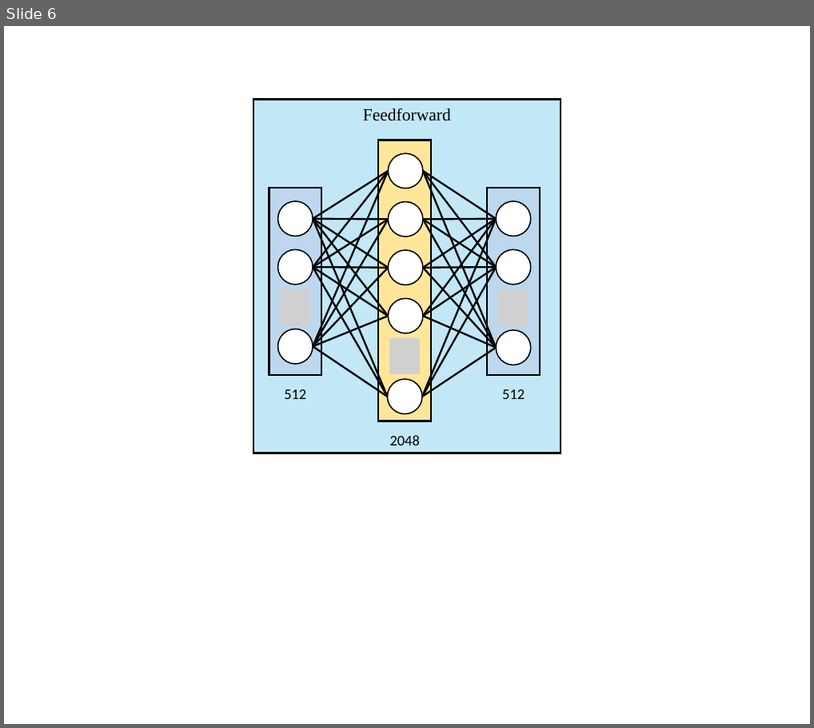
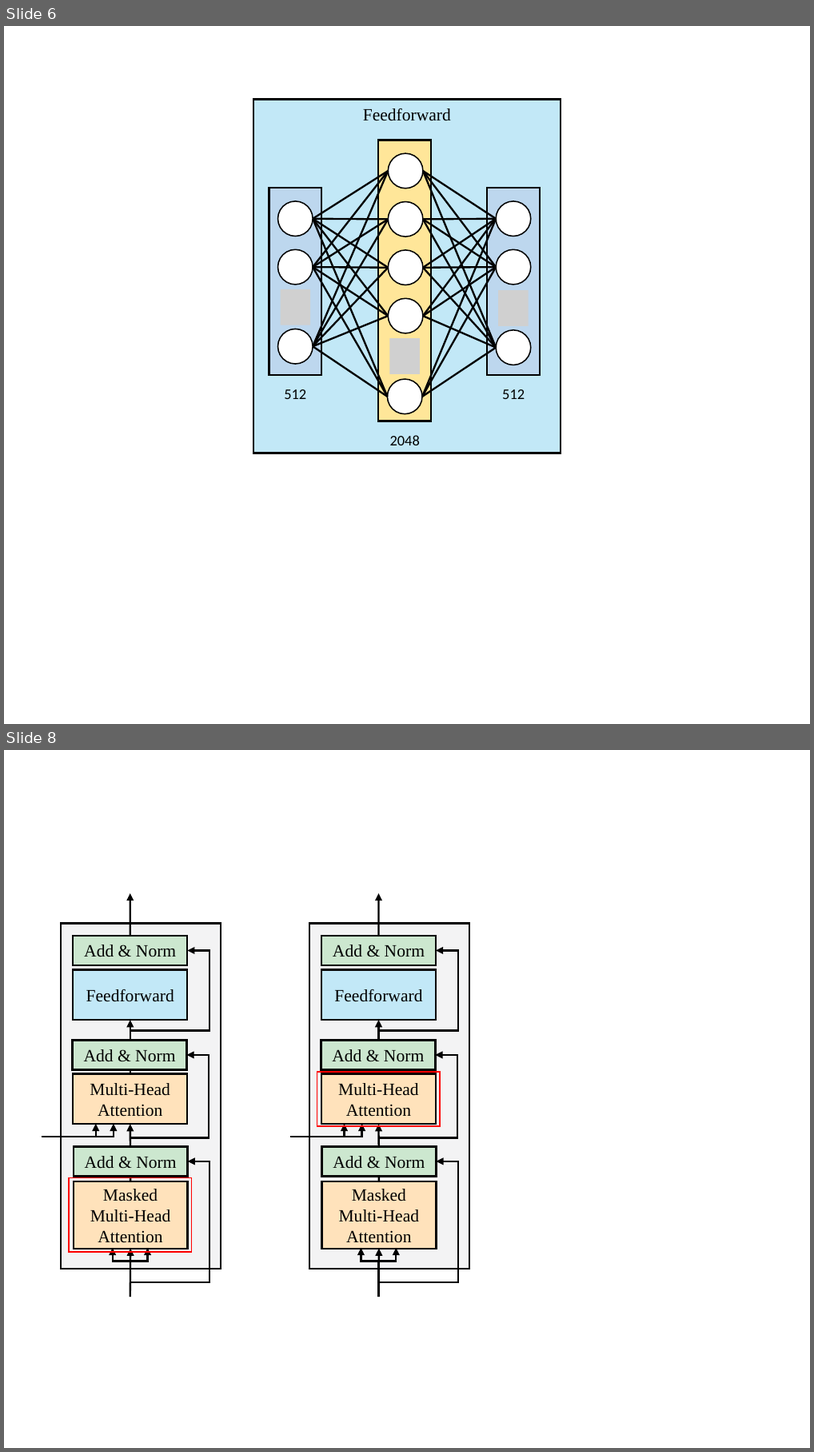
Before and after one commit to ZBLRobot/d2glm, a slide deck: chapter_02_getting_started_with_architecture_of_the_transformer_model/screenshots/Transformer.pptx. Shown one above the other, each under a label of ours: slide 6 before the commit, slides 6 and 8 after it; the slides between them are not shown. The pictures are 814x728 and 814x1452 pixels, drawn with LibreOffice and Linux fonts; fonts in the diff are those of the drawing; grey boxes stand for pictures. Boxes give left, top, right and bottom in pixels: in the first picture for what was removed or moved away, otherwise in the second. Text is boxed around its words. In the diff, an @@ line names an element or a change of style, - is before the commit and + after.

```diff
--- a/chapter_02_getting_started_with_architecture_of_the_transformer_model/screenshots/Transformer.pptx
+++ b/chapter_02_getting_started_with_architecture_of_the_transformer_model/screenshots/Transformer.pptx
@@ slide 8 added at bbox=[4, 750, 810, 1448], background #FFFFFF @@
@@ group added at bbox=[290, 893, 470, 1296]: 8 rectangles, 7 elbow arrows, 4 arrows @@
+Masked
+Multi-Head
+Attention
+Feedforward
+Add & Norm
+Add & Norm
+Multi-Head
+Attention
+Add & Norm
@@ group added at bbox=[42, 893, 221, 1296]: 8 rectangles, 7 elbow arrows, 4 arrows @@
+Masked
+Multi-Head
+Attention
+Feedforward
+Add & Norm
+Add & Norm
+Multi-Head
+Attention
+Add & Norm
```
Also in this commit, not shown: 2 slides changed, 2 other slides added, 7 other files.
